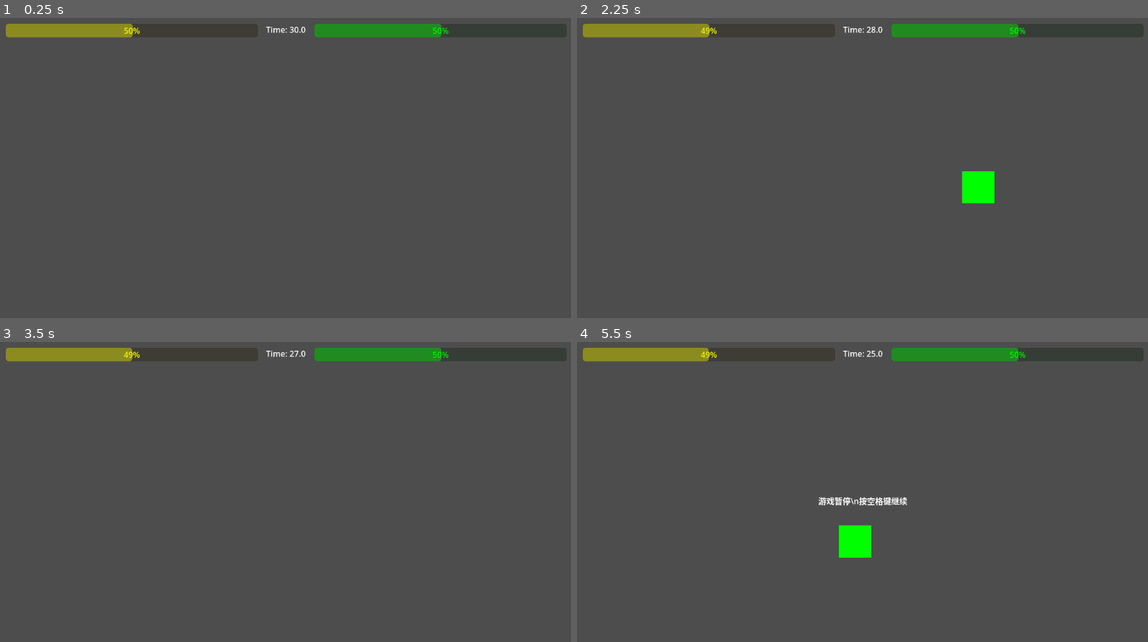
Above: before the commit, frames 1-4 (two rows, left to right).
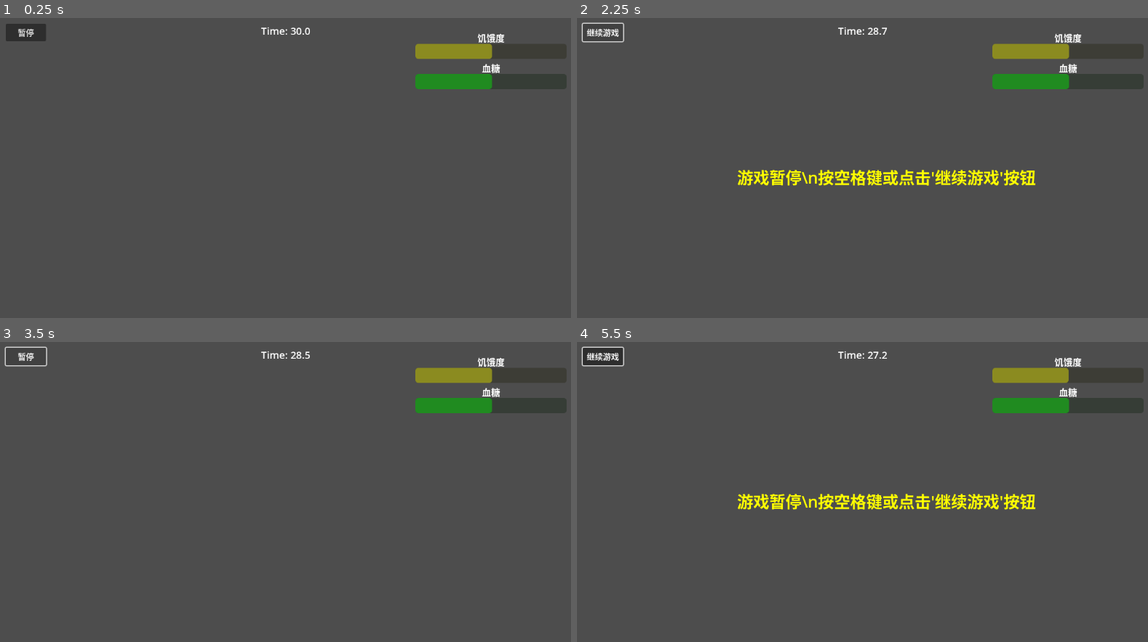
Above: after the commit, the same moments.

Repository: y1141335509/demo-01
Game: Godot game, scene res://main.tscn
Two runs of this game, one before a commit and one after it. Both use one fixed random seed, a clock stepped at 60 frames per second and the inputs below.
Inputs (mouse positions are in pixels of both pictures, inside the frame that each line leads up to):
- Up to frame 1 (0.25 s): no input
- Up to frame 2 (2.25 s): click (605, 33) at 0.5 s, where only the run after the commit has a clickable "暂停"; click (605, 33) at 1.25 s, where only the run after the commit has a clickable "继续游戏"; click (605, 33) at 2 s, where only the run after the commit has a clickable "暂停"
- Up to frame 3 (3.5 s): click (28, 357) at 2.75 s, where only the run after the commit has a clickable "继续游戏"
- Up to frame 4 (5.5 s): click (605, 357) at 3.5 s, where only the run after the commit has a clickable "暂停"; click (605, 357) at 4.25 s, where only the run after the commit has a clickable "继续游戏"; tap Enter at 5 s; move the mouse to (993, 483) at 5.02 s; tap Space at 5.1, 5.27 s; click (993, 483) at 5.17 s

The runs differ from the first frame. In frame 1, 3.8% of the frame differs, in the area x 1-89%, y 1-24%; in frame 2, 5.9%; in frame 3, 3.8%; in frame 4, 6.2%, in the area x 0-89%, y 1-72%.

Commit message:
resolved progress bar size issue

Diff:
--- a/GameManager.gd
+++ b/GameManager.gd
@@ -1,16 +1,19 @@
 extends Node
 
-# 游戏状态变量
+# 游戏状态变量（公开访问）
 var satiety := 50.0
 var blood_sugar := 50.0
 var time_left := 30.0
-var is_paused := false
+var is_paused := false   # 公开变量，其他脚本可以访问
 
 # UI节点引用
 var hunger_bar: ProgressBar
 var glucose_bar: ProgressBar
 var timer_label: Label
 var pause_label: Label
+var pause_button: Button
+var game_over_label: Label       # 新增：游戏结束标签
+var restart_button: Button       # 新增：重新开始按钮
 var watermelon_spawner: Node2D
 
 func _ready():
@@ -30,24 +33,69 @@
 	start_game()
 
 func _input(event):
-	# 处理暂停输入
-	if event is InputEventKey and event.pressed:
+	# 处理暂停输入 - 使用 _input 而不是 _unhandled_input 来确保优先处理
+	if event is InputEventKey and event.pressed and not event.echo:
 		if event.keycode == KEY_SPACE or event.keycode == KEY_ESCAPE:
 			toggle_pause()
+			get_viewport().set_input_as_handled()  # 标记事件已处理，防止重复触发
 
 func toggle_pause():
 	is_paused = !is_paused
-	get_tree().paused = is_paused
-
+
+	# 设置暂停状态但不暂停整个场景树
 	if pause_label:
 		pause_label.visible = is_paused
 
+	# 更新暂停按钮文本
+	if pause_button:
+		pause_button.text = "继续游戏" if is_paused else "暂停"
+
+	# 暂停/恢复所有西瓜的物理模拟
+	pause_all_watermelons(is_paused)
+
 	if is_paused:
+		print("游戏暂停")
 		if watermelon_spawner and watermelon_spawner.has_method("stop_spawning"):
 			watermelon_spawner.stop_spawning()
 	else:
+		print("游戏继续")
 		if watermelon_spawner and watermelon_spawner.has_method("start_spawning"):
 			watermelon_spawner.start_spawning()
+
+func pause_all_watermelons(paused: bool):
+	# 获取所有西瓜节点
+	var watermelons = get_tree().get_nodes_in_group("watermelons")
+
+	for watermelon in watermelons:
+		if watermelon is RigidBody2D:
+			if paused:
+				# 暂停时保存当前状态并停止物理模拟
+				watermelon.set_meta("saved_gravity_scale", watermelon.gravity_scale)
+				watermelon.set_meta("saved_linear_velocity", watermelon.linear_velocity)
+				watermelon.set_meta("saved_angular_velocity", watermelon.angular_velocity)
+
+				# 停止物理模拟
+				watermelon.gravity_scale = 0
+				watermelon.linear_velocity = Vector2.ZERO
+				watermelon.angular_velocity = 0
+				watermelon.freeze = true
+			else:
+				# 恢复时恢复之前的状态
+				var saved_gravity = watermelon.get_meta("saved_gravity_scale", 0.8)
+				var saved_linear_vel = watermelon.get_meta("saved_linear_velocity", Vector2.ZERO)
+				var saved_angular_vel = watermelon.get_meta("saved_angular_velocity", 0.0)
+
+				# 恢复物理模拟
+				watermelon.freeze = false
+				watermelon.gravity_scale = saved_gravity
+				watermelon.linear_velocity = saved_linear_vel
+				watermelon.angular_velocity = saved_angular_vel
+
+func _on_pause_button_pressed():
+	toggle_pause()
+
+func _on_restart_button_pressed():
+	restart_game()
 
 func setup_progress_bars():
 	if hunger_bar:
@@ -72,12 +120,45 @@
 	hunger_bar = find_progress_bar_by_name(root_node, "HungerBar")
 	glucose_bar = find_progress_bar_by_name(root_node, "GlucoseBar")
 	timer_label = find_label_by_name(root_node, "TimerLabel")
+	pause_button = find_button_by_name(root_node, "PauseButton")
+
+	# 设置UI元素的字体大小
+	setup_ui_font_sizes()
+
+	# 连接暂停按钮信号
+	if pause_button:
+		pause_button.pressed.connect(_on_pause_button_pressed)
+		print("暂停按钮已连接")
+	else:
+		print("❌ 找不到暂停按钮")
 
 	# 创建暂停标签
 	create_pause_label()
 
+	# 创建游戏结束UI
+	create_game_over_ui()
+
 	# 获取西瓜生成器
 	watermelon_spawner = get_node_or_null("../WatermelonSpawner")
+
+func setup_ui_font_sizes():
+	# 设置定时器标签字体大小
+	if timer_label:
+		timer_label.add_theme_font_size_override("font_size", 20)
+
+	# 设置暂停按钮字体大小
+	if pause_button:
+		pause_button.add_theme_font_size_override("font_size", 16)
+
+	# 查找并设置进度条标签的字体大小
+	var hunger_label = find_label_by_name(get_tree().current_scene, "HungerLabel")
+	var glucose_label = find_label_by_name(get_tree().current_scene, "GlucoseLabel")
+
+	if hunger_label:
+		hunger_label.add_theme_font_size_override("font_size", 18)
+
+	if glucose_label:
+		glucose_label.add_theme_font_size_override("font_size", 18)
 
 func find_progress_bar_by_name(node: Node, target_name: String):
 	if node.name == target_name and node is ProgressBar:
@@ -97,14 +178,25 @@
 			return result
 	return null
 
+func find_button_by_name(node: Node, target_name: String):
+	if node.name == target_name and node is Button:
+		return node
+	for child in node.get_children():
+		var result = find_button_by_name(child, target_name)
+		if result:
+			return result
+	return null
+
 func create_pause_label():
 	var ui_node = get_node_or_null("../UI")
 	if ui_node:
 		pause_label = Label.new()
 		pause_label.name = "PauseLabel"
-		pause_label.text = "游戏暂停\\n按空格键继续"
+		pause_label.text = "游戏暂停\\n按空格键或点击'继续游戏'按钮"
 		pause_label.horizontal_alignment = HORIZONTAL_ALIGNMENT_CENTER
 		pause_label.vertical_alignment = VERTICAL_ALIGNMENT_CENTER
+		pause_label.add_theme_font_size_override("font_size", 32)
+		pause_label.modulate = Color.YELLOW
 
 		# 设置位置（屏幕中央）
 		pause_label.anchors_preset = Control.PRESET_CENTER
@@ -112,13 +204,60 @@
 		pause_label.anchor_right = 0.5
 		pause_label.anchor_top = 0.5
 		pause_label.anchor_bottom = 0.5
-		pause_label.offset_left = -200
-		pause_label.offset_right = 200
+		pause_label.offset_left = -250
+		pause_label.offset_right = 250
 		pause_label.offset_top = -50
 		pause_label.offset_bottom = 50
 
 		pause_label.visible = false
 		ui_node.add_child(pause_label)
+
+func create_game_over_ui():
+	var ui_node = get_node_or_null("../UI")
+	if ui_node:
+		# 创建游戏结束标签
+		game_over_label = Label.new()
+		game_over_label.name = "GameOverLabel"
+		game_over_label.text = "游戏结束"
+		game_over_label.horizontal_alignment = HORIZONTAL_ALIGNMENT_CENTER
+		game_over_label.vertical_alignment = VERTICAL_ALIGNMENT_CENTER
+		game_over_label.add_theme_font_size_override("font_size", 48)
+		game_over_label.modulate = Color.RED
+
+		# 设置位置（屏幕中央偏上）
+		game_over_label.anchors_preset = Control.PRESET_CENTER
+		game_over_label.anchor_left = 0.5
+		game_over_label.anchor_right = 0.5
+		game_over_label.anchor_top = 0.5
+		game_over_label.anchor_bottom = 0.5
+		game_over_label.offset_left = -200
+		game_over_label.offset_right = 200
+		game_over_label.offset_top = -100
+		game_over_label.offset_bottom = -50
+
+		game_over_label.visible = false
+		ui_node.add_child(game_over_label)
+
+		# 创建重新开始按钮
+		restart_button = Button.new()
+		restart_button.name = "RestartButton"
+		restart_button.text = "重新开始"
+		restart_button.add_theme_font_size_override("font_size", 24)
+
+		# 设置位置（屏幕中央偏下）
+		restart_button.anchors_preset = Control.PRESET_CENTER
+		restart_button.anchor_left = 0.5
+		restart_button.anchor_right = 0.5
+		restart_button.anchor_top = 0.5
+		restart_button.anchor_bottom = 0.5
+		restart_button.offset_left = -80
+		restart_button.offset_right = 80
+		restart_button.offset_top = 20
+		restart_button.offset_bottom = 60
+
+		restart_button.visible = false
+		restart_button.pressed.connect(_on_restart_button_pressed)
+		ui_node.add_child(restart_button)
 
 func start_game():
 	print("游戏开始")
@@ -142,8 +281,9 @@
 	if is_paused:
 		return
 
-	# 饥饿度下降
-	satiety -= delta * 0.1
+	# 饥饿度下降 - 可调节的参数
+	var hunger_decrease_rate = 0.1  # 每秒减少0.1点 (你可以在这里调节)
+	satiety -= delta * hunger_decrease_rate
 	satiety = clamp(satiety, 0.0, 100.0)
 
 	# 更新时间
@@ -169,9 +309,12 @@
 	var old_satiety = satiety
 	var old_blood_sugar = blood_sugar
 
-	# 切西瓜的效果
-	satiety += float(hunger_restore)
-	blood_sugar += float(sugar_increase)
+	# 切西瓜的效果 - 可调节的参数
+	var hunger_multiplier = 1.0  # 饥饿恢复倍数 (你可以在这里调节)
+	var sugar_multiplier = 1.0   # 血糖增加倍数 (你可以在这里调节)
+
+	satiety += float(hunger_restore) * hunger_multiplier
+	blood_sugar += float(sugar_increase) * sugar_multiplier
 
 	# 限制范围
 	satiety = clamp(satiety, 0.0, 100.0)
@@ -238,12 +381,70 @@
 	if watermelon_spawner and watermelon_spawner.has_method("stop_spawning"):
 		watermelon_spawner.stop_spawning()
 
-	# 暂停游戏
+	# 暂停所有西瓜
+	pause_all_watermelons(true)
+
+	# 设置为暂停状态
 	is_paused = true
-	get_tree().paused = true
+
+	# 隐藏暂停相关UI
+	if pause_label:
+		pause_label.visible = false
+	if pause_button:
+		pause_button.visible = false
+
+	# 显示游戏结束UI
+	if game_over_label:
+		if success:
+			game_over_label.text = "🎉 恭喜通关！\\n时间: %.1f秒" % (30.0 - time_left)
+			game_over_label.modulate = Color.GREEN
+		else:
+			game_over_label.text = "💀 游戏结束\\n" + reason
+			game_over_label.modulate = Color.RED
+		game_over_label.visible = true
+
+	if restart_button:
+		restart_button.visible = true
 
 	# 根据成功/失败显示不同消息
 	if success:
 		print("🎉 恭喜通关!")
 	else:
 		print("💀 游戏失败")
+
+func restart_game():
+	print("重新开始游戏")
+
+	# 重置游戏状态
+	satiety = 50.0
+	blood_sugar = 50.0
+	time_left = 30.0
+	is_paused = false
+
+	# 清除所有西瓜
+	clear_all_watermelons()
+
+	# 隐藏游戏结束UI
+	if game_over_label:
+		game_over_label.visible = false
+	if restart_button:
+		restart_button.visible = false
+
+	# 显示暂停按钮
+	if pause_button:
+		pause_button.visible = true
+		pause_button.text = "暂停"
+
+	# 更新UI
+	update_ui()
+
+	# 重新启动游戏
+	if watermelon_spawner and watermelon_spawner.has_method("start_spawning"):
+		watermelon_spawner.start_spawning()
+
+func clear_all_watermelons():
+	# 清除所有西瓜
+	var watermelons = get_tree().get_nodes_in_group("watermelons")
+	for watermelon in watermelons:
+		if is_instance_valid(watermelon):
+			watermelon.queue_free()
--- a/Watermelon.gd
+++ b/Watermelon.gd
@@ -10,6 +10,7 @@
 
 func _ready():
 	add_to_group("cuttable")
+	add_to_group("watermelons")  # 添加到西瓜组，用于暂停管理
 	print("预制西瓜就绪")
 
 func _process(delta):
--- a/WatermelonSpawner.gd
+++ b/WatermelonSpawner.gd
@@ -71,6 +71,7 @@
 
 	# 直接设置必要的属性和信号
 	watermelon.add_to_group("cuttable")
+	watermelon.add_to_group("watermelons")  # 添加到西瓜组，用于暂停管理
 	print("动态西瓜已加入 cuttable 组")
 
 	# 添加自定义信号
@@ -96,17 +97,19 @@
 	lifetime_timer.one_shot = true
 	lifetime_timer.timeout.connect(watermelon.queue_free)
 	watermelon.add_child(lifetime_timer)
-	lifetime_timer.start()
 
 	# 添加边界检查定时器
 	var boundary_timer = Timer.new()
 	boundary_timer.wait_time = 0.5  # 每0.5秒检查一次
 	boundary_timer.timeout.connect(_check_watermelon_boundary.bind(watermelon))
 	watermelon.add_child(boundary_timer)
-	boundary_timer.start()
 
 	# 添加到场景
 	get_parent().add_child(watermelon)
+
+	# 在添加到场景树后启动定时器
+	lifetime_timer.start()
+	boundary_timer.start()
 
 	# 连接信号
 	var connection_result = watermelon.connect("sliced", Callable(game_manager, "on_watermelon_sliced"))
@@ -143,6 +146,11 @@
 	if not cuttable or is_sliced:
 		return
 
+	# 检查游戏是否暂停
+	if game_manager and game_manager.is_paused:
+		print("游戏暂停中，无法切割动态西瓜")
+		return
+
 	print("🍉 动态西瓜被切!")
 
 	watermelon.set_meta("cuttable", false)
--- a/main.tscn
+++ b/main.tscn
@@ -25,26 +25,55 @@
 
 [node name="UI" type="CanvasLayer" parent="."]
 
-[node name="GlucoseBar" type="ProgressBar" parent="UI"]
-custom_minimum_size = Vector2(500, 27)
+[node name="HungerBar" type="ProgressBar" parent="UI"]
+custom_minimum_size = Vector2(300, 30)
 anchors_preset = 1
 anchor_left = 1.0
 anchor_right = 1.0
-offset_left = -520.0
-offset_top = 20.0
+offset_left = -320.0
+offset_top = 60.0
 offset_right = -20.0
-offset_bottom = 47.0
+offset_bottom = 90.0
 grow_horizontal = 0
-metadata/_edit_use_anchors_ = true
+value = 50.0
+show_percentage = false
 
-[node name="HungerBar" type="ProgressBar" parent="UI"]
-custom_minimum_size = Vector2(500, 27)
-offset_left = 20.0
-offset_top = 20.0
-offset_right = 520.0
-offset_bottom = 47.0
+[node name="HungerLabel" type="Label" parent="UI"]
+anchors_preset = 1
+anchor_left = 1.0
+anchor_right = 1.0
+offset_left = -320.0
+offset_top = 35.0
+offset_right = -20.0
+offset_bottom = 58.0
 grow_horizontal = 0
-metadata/_edit_use_anchors_ = true
+text = "饥饿度"
+horizontal_alignment = 1
+
+[node name="GlucoseBar" type="ProgressBar" parent="UI"]
+custom_minimum_size = Vector2(300, 30)
+anchors_preset = 1
+anchor_left = 1.0
+anchor_right = 1.0
+offset_left = -320.0
+offset_top = 120.0
+offset_right = -20.0
+offset_bottom = 150.0
+grow_horizontal = 0
+value = 50.0
+show_percentage = false
+
+[node name="GlucoseLabel" type="Label" parent="UI"]
+anchors_preset = 1
+anchor_left = 1.0
+anchor_right = 1.0
+offset_left = -320.0
+offset_top = 95.0
+offset_right = -20.0
+offset_bottom = 118.0
+grow_horizontal = 0
+text = "血糖"
+horizontal_alignment = 1
 
 [node name="TimerLabel" type="Label" parent="UI"]
 anchors_preset = 5
@@ -57,7 +86,13 @@
 grow_horizontal = 2
 text = "Time: 30.0"
 horizontal_alignment = 1
-metadata/_edit_use_anchors_ = true
+
+[node name="PauseButton" type="Button" parent="UI"]
+offset_left = 20.0
+offset_top = 20.0
+offset_right = 100.0
+offset_bottom = 55.0
+text = "暂停"
 
 [node name="Background" type="Sprite2D" parent="."]
 
